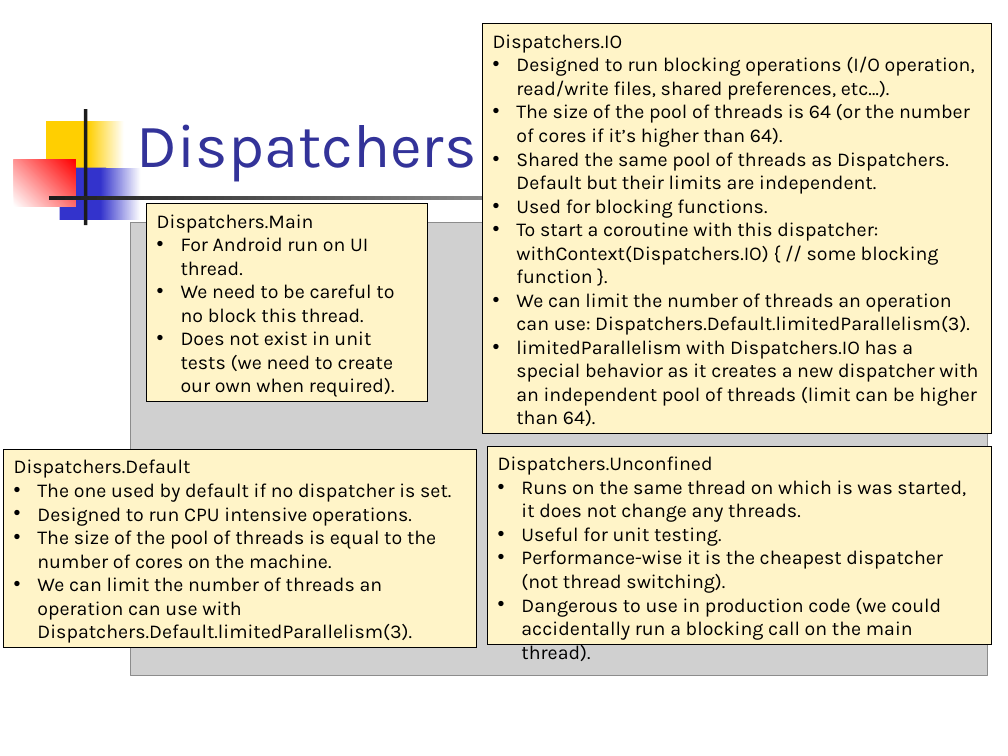
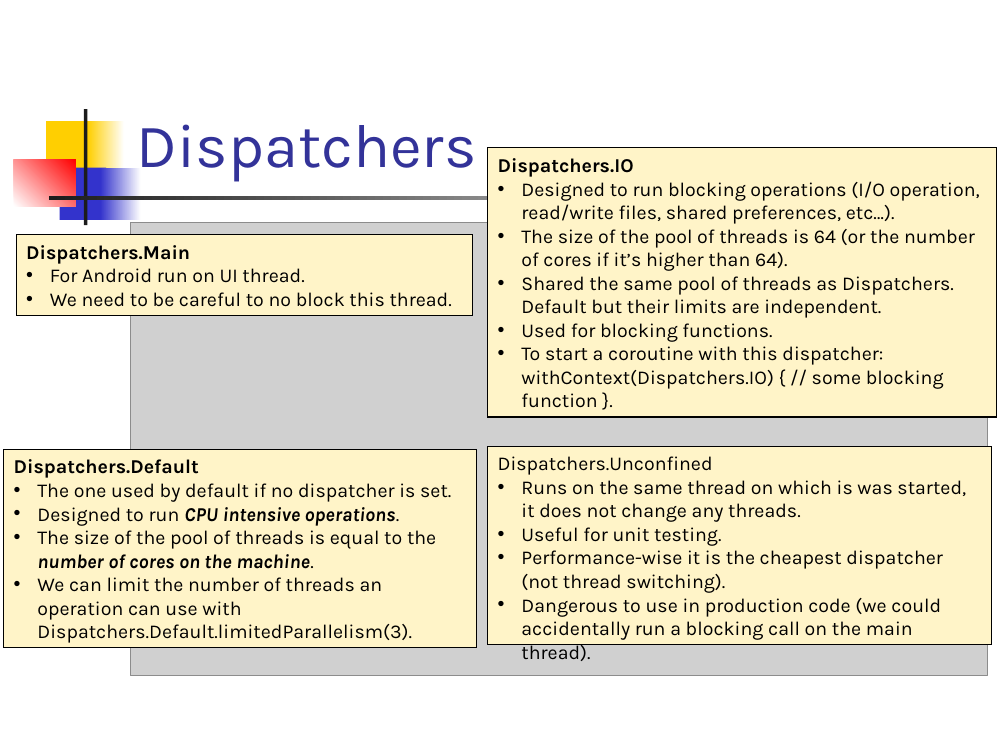
Before and after one commit to vmandro/Prednasky, a slide deck: slide 41 of 10/10_Android.ppt. Drawn at 1008x756 pixels with LibreOffice and Linux fonts; fonts in the diff are those of the drawing; grey boxes stand for pictures. Boxes give left, top, right and bottom in pixels: in the first picture for what was removed or moved away, otherwise in the second. Text is boxed around its words. In the diff, an @@ line names an element or a change of style, - is before the commit and + after.

```diff
--- a/10/10_Android.ppt
+++ b/10/10_Android.ppt
@@ rectangle "Dispatchers.IO": place and size @@
-rectangle "Dispatchers.IO" at <box>483,23,992,433</box>
+rectangle "Dispatchers.IO" at <box>488,148,997,417</box>
@@ text in rectangle at <box>498,158,634,177</box>: bold on in "Dispatchers.IO" @@
@@ rectangle "Dispatchers.Main": place and size @@
-rectangle "Dispatchers.Main" at <box>147,204,428,402</box>
+rectangle "Dispatchers.Main" at <box>16,235,472,316</box>
@@ text in rectangle at <box>26,245,190,264</box>: bold on in "Dispatchers.Main" @@
@@ text in rectangle at <box>516,293,978,426</box>: paragraphs removed @@
-• We can limit the number of threads an operation can use: Dispatchers.Default.limitedParallelism(3).
-• limitedParallelism with Dispatchers.IO has a special behavior as it creates a new dispatcher with an independent pool of threads (limit can be higher than 64).
@@ text in rectangle at <box>181,331,395,397</box>: paragraph removed @@
-• Does not exist in unit tests (we need to create our own when required).
@@ text in rectangle at <box>14,459,436,569</box>: bold on in "Dispatchers.Default", "CPU intensive operations.", "number of cores on the machine."; italic on in "CPU intensive operations.", "number of cores on the machine." @@
```
Also in this commit, not shown: 3 other slides changed, 2 other files.
